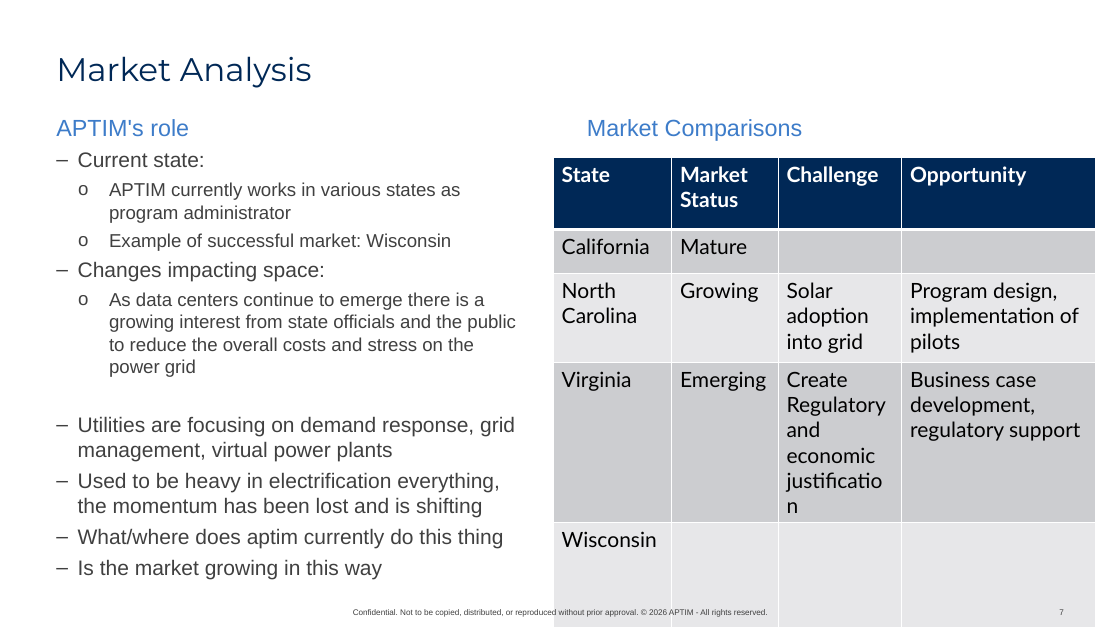
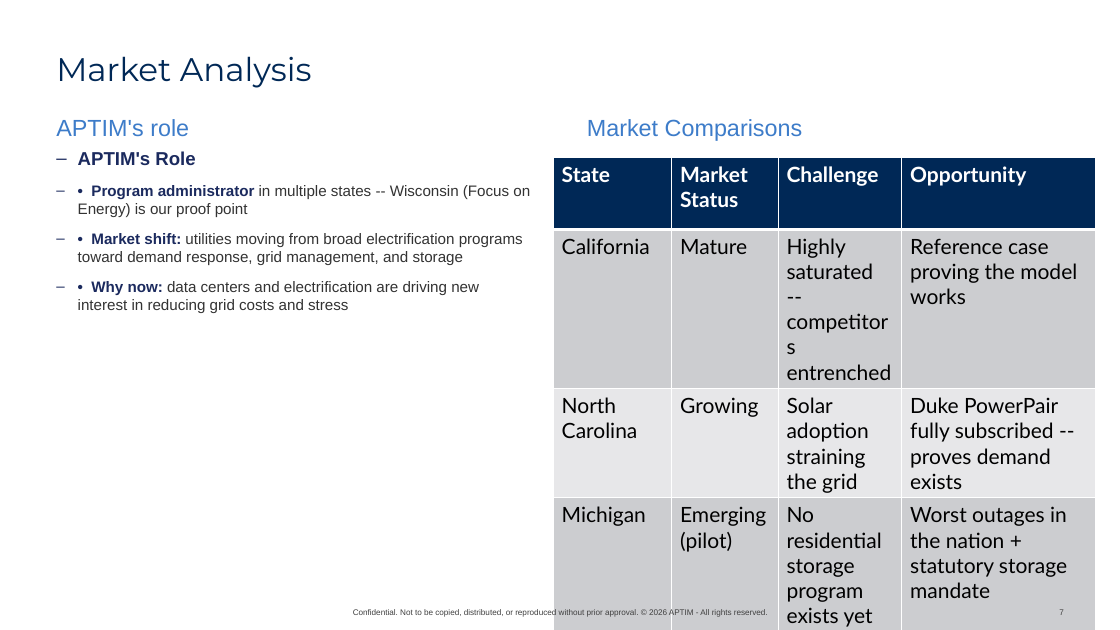
Before and after one commit to graseeuh/HERMES, a slide deck: slide 7 of Group_1_STRIVE_Presentation.pptx. Drawn at 1120x630 pixels with LibreOffice and Linux fonts; fonts in the diff are those of the drawing; background and template pictures are left out. Boxes give left, top, right and bottom in pixels: in the first picture for what was removed or moved away, otherwise in the second. Text is boxed around its words. In the diff, an @@ line names an element or a change of style, - is before the commit and + after.

```diff
--- a/Group_1_STRIVE_Presentation.pptx
+++ b/Group_1_STRIVE_Presentation.pptx
@@ text at bbox=[78, 151, 530, 313]: text changed; size 18 to 13 pt; text colour #404040 to #333333 @@
-– Current state:
-  o APTIM currently works in various states as program administrator
-  o Example of successful market: Wisconsin
-– Changes impacting space:
-  o As data centers continue to emerge there is a growing interest from state officials and the public to reduce the overall costs and stress on the power grid
-– Utilities are focusing on demand response, grid management, virtual power plants
-– Used to be heavy in electrification everything, the momentum has been lost and is shifting
-– What/where does aptim currently do this thing
-– Is the market growing in this way
+– APTIM's Role
+– • Program administrator in multiple states -- Wisconsin (Focus on Energy) is our proof point
+– • Market shift: utilities moving from broad electrification programs toward demand response, grid management, and storage
+– • Why now: data centers and electrification are driving new interest in reducing grid costs and stress
@@ table at bbox=[554, 157, 1096, 630] @@
-row 2, column 3: 
+row 2, column 3: Highly saturated -- competitors entrenched
-row 2, column 4: 
+row 2, column 4: Reference case proving the model works
-row 3, column 3: Solar adoption into grid
+row 3, column 3: Solar adoption straining the grid
-row 3, column 4: Program design, implementation of pilots
+row 3, column 4: Duke PowerPair fully subscribed -- proves demand exists
-row 4: Virginia | Emerging | Create Regulatory and economic justification | Business case development, regulatory support
+row 4: Michigan | Emerging (pilot) | No residential storage program exists yet | Worst outages in the nation + statutory storage mandate
```
Also in this commit, not shown: 7 other slides changed, 2 slides added, 4 slides removed.
